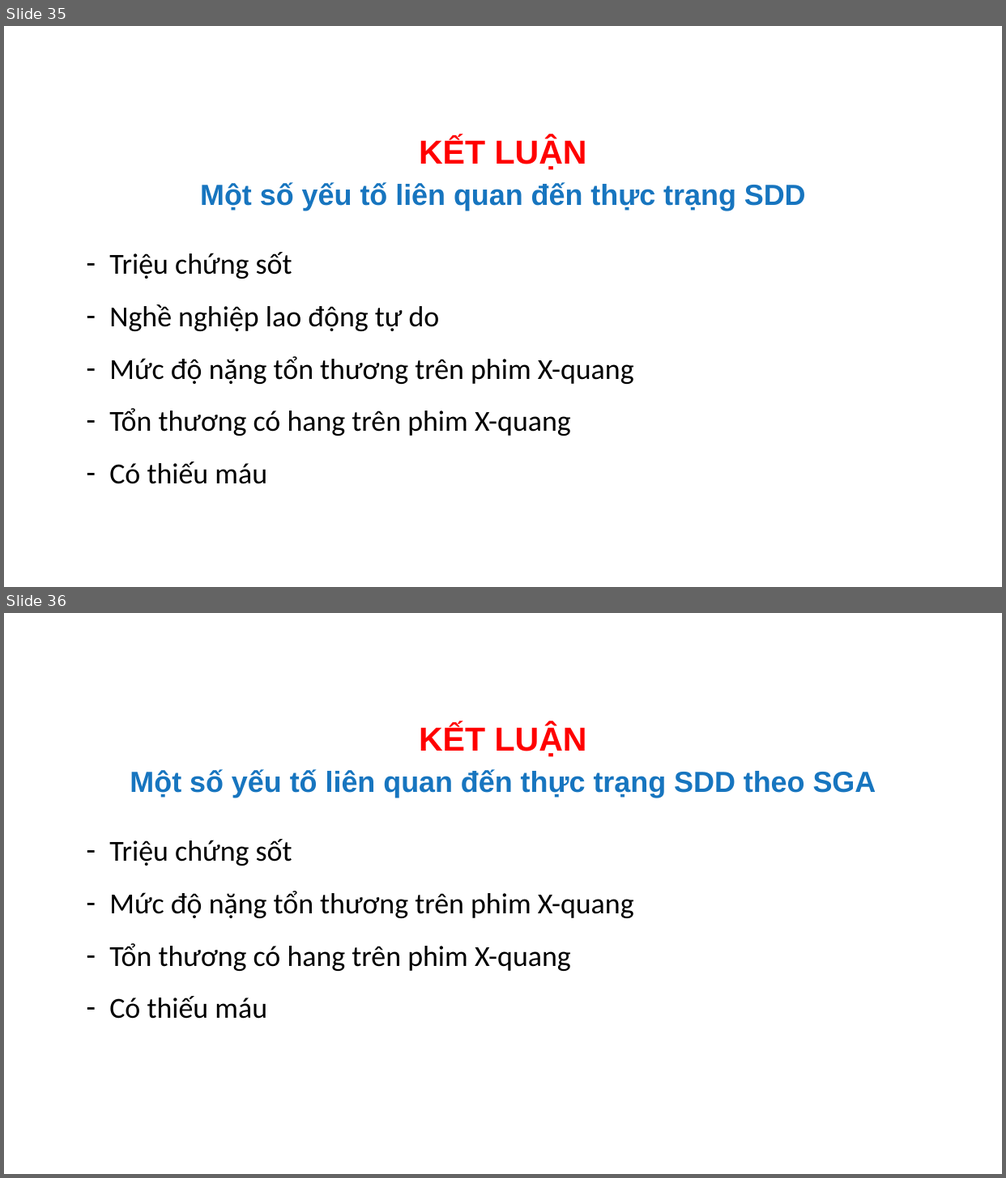
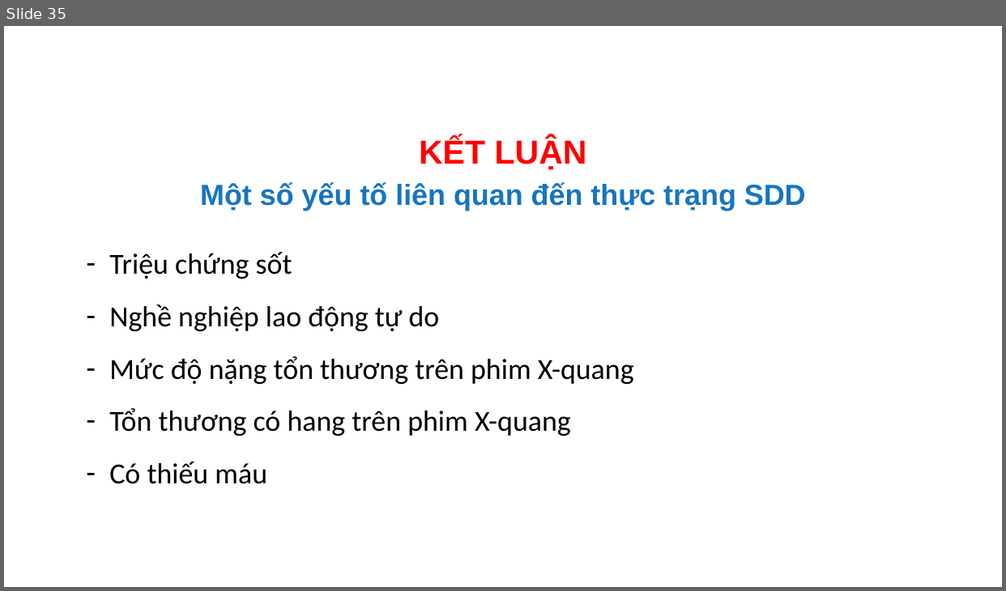
Before and after one commit to MedPocket/HPMUGraduation-thesis, a slide deck: Thuc-trang-va-mot-so-yeu-to-lien-quan-dinh-duong-BN-lao-phoi_Nhat-Nguyen.pptx. Shown one above the other, each under a label of ours: slides 35 and 36 before the commit, slide 35 after it. The pictures are 1006x1178 and 1006x591 pixels, drawn with LibreOffice and Linux fonts; fonts in the diff are those of the drawing; background and template pictures are left out. Boxes give left, top, right and bottom in pixels: in the first picture for what was removed or moved away, otherwise in the second. Text is boxed around its words. In the diff, an @@ line names an element or a change of style, - is before the commit and + after.

```diff
--- a/Thuc-trang-va-mot-so-yeu-to-lien-quan-dinh-duong-BN-lao-phoi_Nhat-Nguyen.pptx
+++ b/Thuc-trang-va-mot-so-yeu-to-lien-quan-dinh-duong-BN-lao-phoi_Nhat-Nguyen.pptx
@@ slide 36 removed at <box>4,613,1002,1174</box>, background #FFFFFF @@
@@ text removed at <box>419,725,587,757</box> @@
-KẾT LUẬN
@@ text removed at <box>130,769,876,798</box> @@
-Một số yếu tố liên quan đến thực trạng SDD theo SGA
@@ text removed at <box>109,839,634,1019</box> @@
-– Triệu chứng sốt
-– Mức độ nặng tổn thương trên phim X-quang
-– Tổn thương có hang trên phim X-quang
-– Có thiếu máu
```
Also in this commit, not shown: 3 slides changed, 1 other file.
